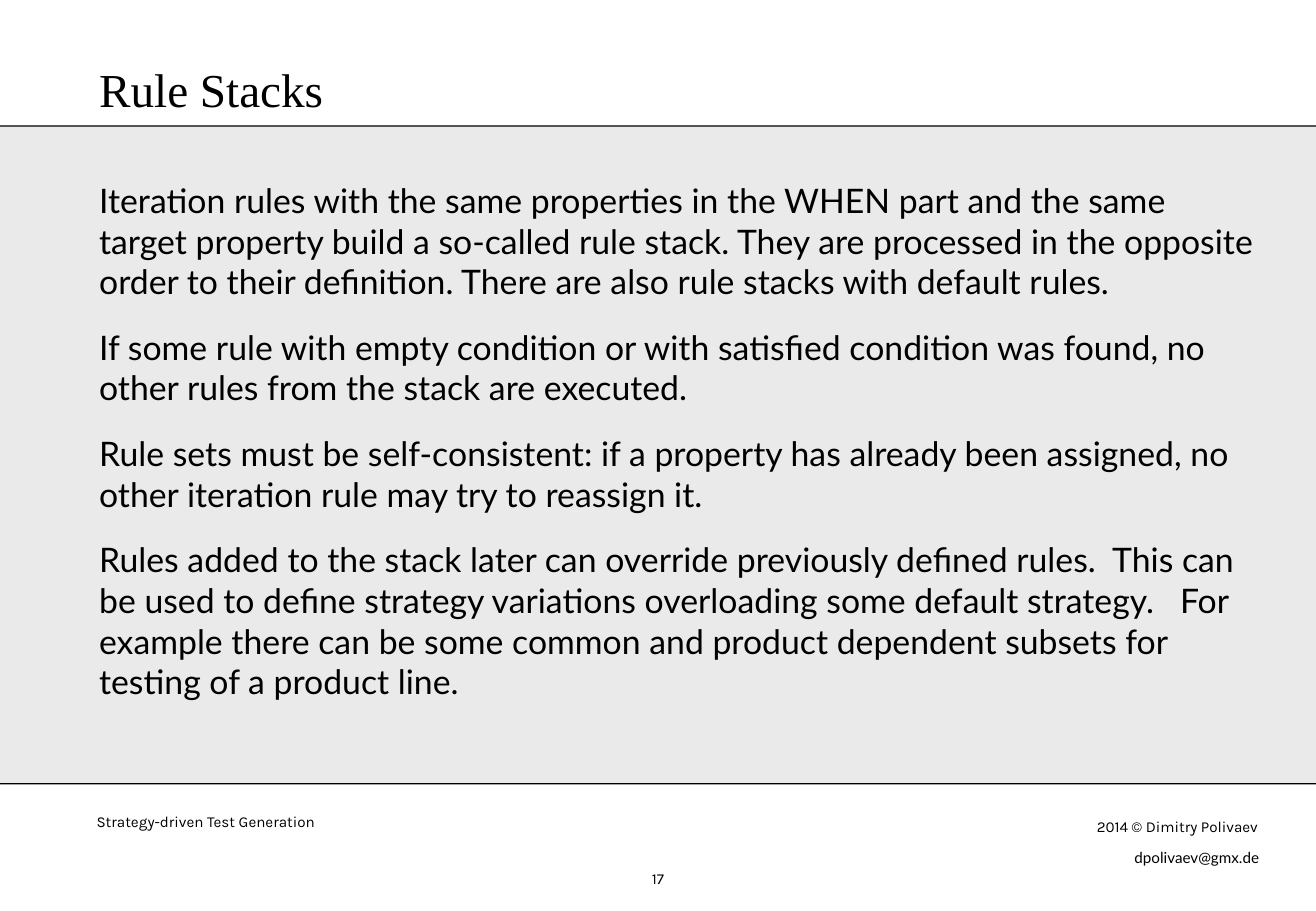
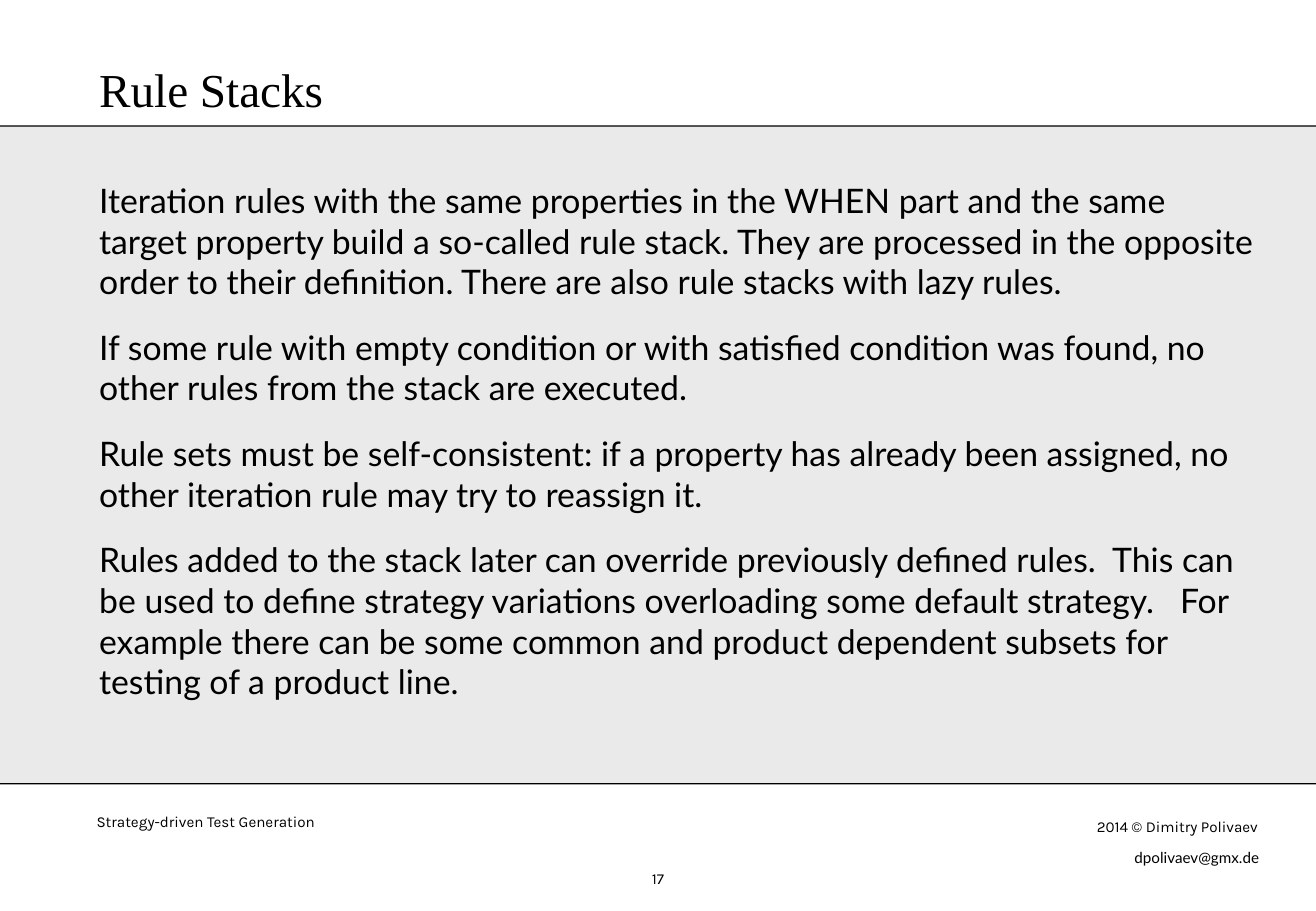
Before and after one commit to dpolivaev/test-generation, a slide deck: slide 17 of doc/StrategyDrivenTestGeneration.odp. Drawn at 1316x911 pixels with LibreOffice and Linux fonts; fonts in the diff are those of the drawing. Boxes give left, top, right and bottom in pixels: in the first picture for what was removed or moved away, otherwise in the second. Text is boxed around its words. In the diff, an @@ line names an element or a change of style, - is before the commit and + after.

Commit message:
use keyword "lazy" instead of "default" for rules in presentations

```diff
--- a/doc/StrategyDrivenTestGeneration.odp
+++ b/doc/StrategyDrivenTestGeneration.odp
@@ text at box(99, 188, 1253, 300): text changed @@
-Iteration rules with the same properties in the WHEN part and the same target property build a so-called rule stack. They are processed in the opposite order to their definition. There are also rule stacks with default rules.
+Iteration rules with the same properties in the WHEN part and the same target property build a so-called rule stack. They are processed in the opposite order to their definition. There are also rule stacks with lazy rules.
```
Also in this commit, not shown: 1 other slide changed, 1 other file.
